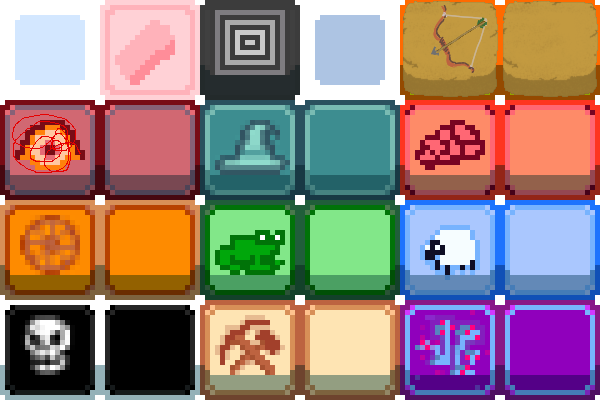
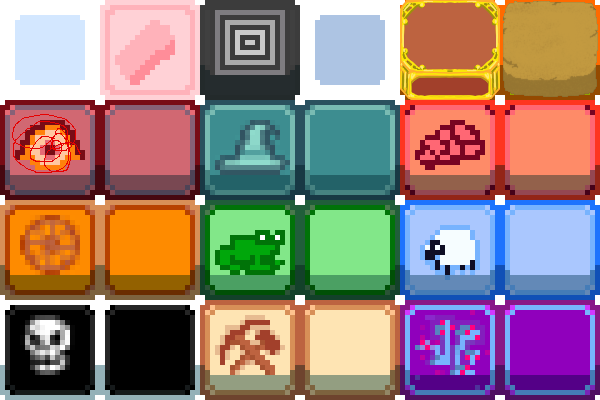
The second 600px x 400px image is a revision of the first. Changes to its layers:
added layer "Paint Layer 4" above "Paint Layer 2" over bbox(400, 0, 500, 100)
painted on "Paint Layer 2" over bbox(400, 0, 500, 100)
painted on "Background" over bbox(400, 0, 500, 100)
